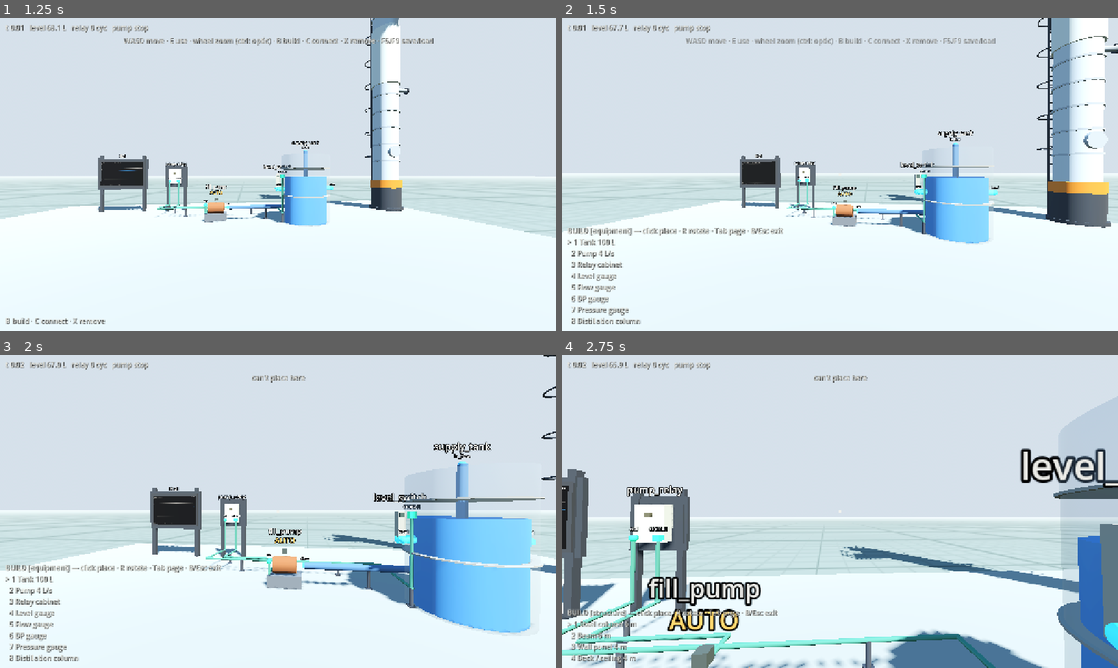
Above: before the commit, frames 1-4 (two rows, left to right).
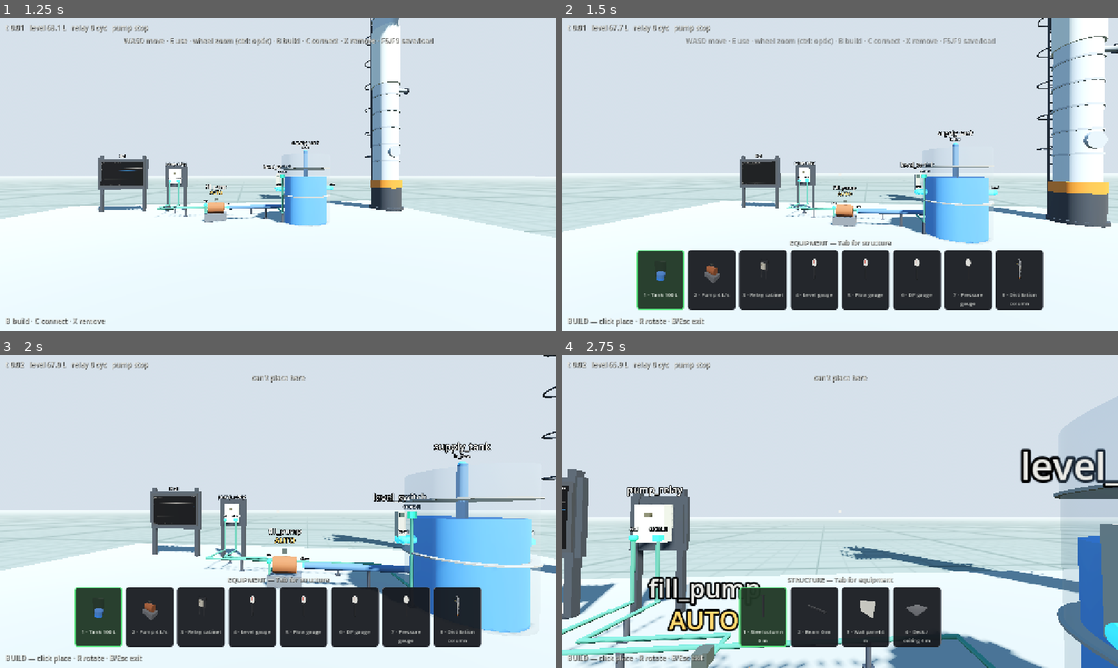
Above: after the commit, the same moments.

Repository: whharris917/flowstate
Game: Godot game, scene res://world/sandbox.tscn
Two runs of this game, one before a commit and one after it. Both use one fixed random seed, a clock stepped at 60 frames per second and the inputs below. Sound files missing from this copy of the repository are replaced by a short silence.
Inputs (mouse positions are in pixels of both pictures, inside the frame that each line leads up to):
- Up to frame 1 (1.25 s): move the mouse to (305, 174) at 0.52 s; press the mouse at (305, 174) at 0.53 s; hold W (move_forward) from 0.53 s (still down)
- Up to frame 2 (1.5 s): keep holding W (move_forward); move the mouse to (812, 174) at 1.27 s; release the mouse at (812, 174) at 1.28 s; tap B (build_mode) at 1.35 s
- Up to frame 3 (2 s): keep holding W (move_forward); click (250, 511) at 1.55 s
- Up to frame 4 (2.75 s): keep holding W (move_forward); move the mouse to (851, 505) at 2.02 s; hold Tab (catalog_page) from 2.03 s (still down); click (851, 505) at 2.3 s

Frame 1 is identical in both runs. In frame 2, 15% of the frame differs, in the area x 1-87%, y 67-99%; in frame 3, 15%; in frame 4, 7.9%.

Commit message:
Satisfactory-style build hotbar; real-geometry ghosts and route preview
The text catalog is replaced by a graphical hotbar: one card per
entry with a rendered thumbnail (offscreen SubViewport render of the
asset''s actual view geometry at startup), number badge, name, and a
highlighted selection; Tab flips equipment/structure pages. The
placement ghost is now the asset''s real geometry via a shared
AssetPreview builder (labels stripped, collision disabled, processing
frozen), tinted translucent green/red by validity. The connect-mode
route preview is real translucent pipe — correct radius, elbows,
kind color, alarm-red when the support rule objects — rebuilt only
when the path changes. Verified by probe screenshots of both pages.

Co-Authored-By: Claude Fable 5 <noreply@anthropic.com>
Claude-Session: https://claude.ai/code/session_01LEpShB69R5sqJSsHUaRUU2

Diff:
--- /dev/null
+++ b/game/components/asset_preview.gd
@@ -0,0 +1,86 @@
+class_name AssetPreview
+## Display-only copies of catalog assets — the same geometry the real
+## views build, with labels stripped, collision disabled, and
+## processing frozen. Used by the build menu's rendered thumbnails and
+## by the placement ghost, so previews can never drift from the real
+## thing.
+
+
+static func build(type_id: String) -> Node3D:
+	var node: Node3D = null
+	if StructureFactory.SIZES.has(type_id):
+		node = StructureFactory.make_view(type_id, "preview")
+	else:
+		# A scratch sim graph backs the preview records; it is never
+		# ticked and dies with the preview node (kept alive via meta).
+		var scratch := Simulation.new(0.05)
+		var record := PlantFactory.make_record(scratch, type_id, "preview", {})
+		if record == null:
+			return null
+		node = PlantFactory.make_view(type_id, record)
+		match type_id:
+			"tank":
+				(node as TankView).setup(record as SimTank, null)
+			"pump":
+				(node as PumpView).setup(record as SimPump)
+			"relay":
+				(node as RelayView).setup(record as SimRelay)
+			"float_switch":
+				(node as FloatSwitchView).setup(record as SimFloatSwitch)
+			"gauge_level", "gauge_flow", "gauge_dp", "gauge_press":
+				(node as GaugeView).setup(record as SimGauge)
+			"column":
+				(node as ColumnView).setup(record as SimColumn)
+		node.set_meta("scratch_sim", scratch)
+	if node == null:
+		return null
+	_strip(node)
+	node.process_mode = Node.PROCESS_MODE_DISABLED
+	return node
+
+
+## The node's base sits this far below its origin point when placed on
+## a floor — mirrors Plant.place and structure placement conventions.
+static func base_offset(type_id: String) -> float:
+	if StructureFactory.SIZES.has(type_id):
+		return (StructureFactory.SIZES[type_id] as Vector3).y / 2.0
+	return PlantFactory.Y_OFFSETS.get(type_id, 0.0)
+
+
+static func _strip(node: Node) -> void:
+	for child in node.get_children():
+		_strip(child)
+	if node is Label3D:
+		node.queue_free()
+	elif node is StaticBody3D:
+		(node as StaticBody3D).collision_layer = 0
+		(node as StaticBody3D).collision_mask = 0
+
+
+## Override every mesh with one shared material (the ghost tint).
+static func tint(node: Node, mat: StandardMaterial3D) -> void:
+	if node is MeshInstance3D:
+		(node as MeshInstance3D).material_override = mat
+	for child in node.get_children():
+		tint(child, mat)
+
+
+## Merged AABB of all mesh geometry, in the node's own space.
+static func bounds(node: Node3D) -> AABB:
+	var boxes: Array[AABB] = []
+	_collect_bounds(node, Transform3D.IDENTITY, boxes)
+	if boxes.is_empty():
+		return AABB(Vector3.ZERO, Vector3.ONE)
+	var merged := boxes[0]
+	for i in range(1, boxes.size()):
+		merged = merged.merge(boxes[i])
+	return merged
+
+
+static func _collect_bounds(node: Node, xform: Transform3D, boxes: Array[AABB]) -> void:
+	if node is Node3D:
+		xform = xform * (node as Node3D).transform
+	if node is MeshInstance3D:
+		boxes.append(xform * (node as MeshInstance3D).get_aabb())
+	for child in node.get_children():
+		_collect_bounds(child, xform, boxes)
--- a/game/player/build_controller.gd
+++ b/game/player/build_controller.gd
@@ -1,11 +1,13 @@
 class_name BuildController
 extends Node
 ## Build and connect modes. B toggles build (Tab flips between the
-## equipment and structure pages, number keys pick, R rotates, click
-## places), C toggles connect (click an output port, lay waypoints,
-## finish on an input port — the kernel's wiring rules and the support
-## rule both get a veto), X removes player-placed equipment, structure,
-## or a routed run. The ghost is grid-snapped and colored by validity.
+## equipment and structure pages of the graphical hotbar, number keys
+## pick, R rotates, click places), C toggles connect (click an output
+## port, lay waypoints, finish on an input port — the kernel's wiring
+## rules and the support rule both get a veto), X removes player-placed
+## equipment, structure, or a routed run. The placement ghost is the
+## asset's real geometry, tinted by validity; the route preview is
+## real translucent pipe.
 
 enum Mode { NORMAL, PLACE, CONNECT }
 
@@ -16,41 +18,48 @@
 var page: int = 0             # 0 = equipment, 1 = structure
 var catalog_index: int = 0
 var rot_y: float = 0.0
-var _route_ok := true
-var _route_span := 0.0
 
 var player: Player
 var plant: Plant
 var hud: Hud
-
-var _ghost: MeshInstance3D
+var menu: BuildMenu
+var icons: AssetIcons
+
+var _ghost: Node3D = null
+var _ghost_type := ""
+var _ghost_mat: StandardMaterial3D
 var _ghost_valid := false
 var _ghost_pos := Vector3.ZERO
 var _pending_marker: StaticBody3D = null
 var _waypoints: Array[Vector3] = []   # global space while routing
-var _preview: MeshInstance3D
-var _preview_mat: StandardMaterial3D
+var _route_node: Node3D
+var _route_mat: StandardMaterial3D
+var _last_route: Array[Vector3] = []
+var _route_ok := true
+var _route_span := 0.0
 
 
 func setup(player_: Player, plant_: Plant, hud_: Hud) -> void:
 	player = player_
 	plant = plant_
 	hud = hud_
-	var mesh := BoxMesh.new()
-	_ghost = MeshInstance3D.new()
-	_ghost.mesh = mesh
-	_ghost.visible = false
-	var mat := StandardMaterial3D.new()
-	mat.transparency = BaseMaterial3D.TRANSPARENCY_ALPHA
-	mat.albedo_color = Color(0.2, 0.8, 0.3, 0.35)
-	_ghost.material_override = mat
-	add_child(_ghost)
-	_preview = MeshInstance3D.new()
-	_preview.mesh = ImmediateMesh.new()
-	_preview_mat = StandardMaterial3D.new()
-	_preview_mat.shading_mode = BaseMaterial3D.SHADING_MODE_UNSHADED
-	_preview.material_override = _preview_mat
-	add_child(_preview)
+	_ghost_mat = StandardMaterial3D.new()
+	_ghost_mat.transparency = BaseMaterial3D.TRANSPARENCY_ALPHA
+	_ghost_mat.albedo_color = Color(0.2, 0.8, 0.3, 0.45)
+	_route_node = Node3D.new()
+	add_child(_route_node)
+	_route_mat = StandardMaterial3D.new()
+	_route_mat.transparency = BaseMaterial3D.TRANSPARENCY_ALPHA
+	_route_mat.shading_mode = BaseMaterial3D.SHADING_MODE_UNSHADED
+	icons = AssetIcons.new()
+	add_child(icons)
+	var all_types: Array = []
+	for entry: Dictionary in PlantFactory.CATALOG + StructureFactory.CATALOG:
+		all_types.append(entry["type"])
+	icons.generate(all_types)  # fire and forget; cards fill in as renders land
+	menu = BuildMenu.new()
+	menu.visible = false
+	hud.add_child(menu)
 	_update_hud()
 
 
@@ -89,10 +98,10 @@
 
 func _set_mode(new_mode: Mode) -> void:
 	mode = new_mode
-	_ghost.visible = false
+	_clear_ghost()
 	_pending_marker = null
 	_waypoints.clear()
-	(_preview.mesh as ImmediateMesh).clear_surfaces()
+	_clear_route()
 	# Connect mode lets the interact ray see port markers (layer 2)
 	# alongside the world (1), interact volumes (4), and runs (8).
 	player.ray.collision_mask = (1 | 2 | 4 | 8) if mode == Mode.CONNECT else (1 | 4 | 8)
@@ -104,18 +113,15 @@
 func _update_hud() -> void:
 	match mode:
 		Mode.NORMAL:
+			menu.visible = false
 			hud.set_mode_text("B build · C connect · X remove")
 		Mode.PLACE:
-			var lines: Array[String] = []
-			var catalog := _catalog()
-			for i in range(catalog.size()):
-				var entry: Dictionary = catalog[i]
-				var marker := "> " if i == catalog_index else "  "
-				lines.append("%s%d %s" % [marker, i + 1, entry["label"]])
-			var page_name := "equipment" if page == 0 else "structure"
-			hud.set_mode_text("BUILD [%s] — click place · R rotate · Tab page · B/Esc exit\n%s"
-				% [page_name, "\n".join(lines)])
+			var page_name := "EQUIPMENT — Tab for structure" if page == 0 \
+				else "STRUCTURE — Tab for equipment"
+			menu.show_page(page_name, _catalog(), icons, catalog_index)
+			hud.set_mode_text("BUILD — click place · R rotate · B/Esc exit")
 		Mode.CONNECT:
+			menu.visible = false
 			var step := "click an OUTPUT port (cube)" if _pending_marker == null \
 				else "lay the run: click surfaces for waypoints (%d), finish on an INPUT port (sphere) · R undo point" \
 				% _waypoints.size()
@@ -132,21 +138,23 @@
 	elif mode == Mode.CONNECT and _pending_marker != null:
 		_update_route_preview()
 	else:
-		(_preview.mesh as ImmediateMesh).clear_surfaces()
-
+		_clear_route()
+
+
+## ---- route preview -------------------------------------------------------
 
 func _update_route_preview() -> void:
-	var im := _preview.mesh as ImmediateMesh
-	im.clear_surfaces()
 	var aim := _aim_point()
 	var sparse: Array = [_pending_marker.global_position]
 	sparse.append_array(_waypoints)
 	if aim != Vector3.INF:
 		sparse.append(aim)
 	if sparse.size() < 2:
+		_clear_route()
 		return
 	var path := PipeRoute.orthogonalize(sparse)
 	if path.size() < 2:
+		_clear_route()
 		return
 	var check := SupportCheck.evaluate(path,
 		player.camera.get_world_3d().direct_space_state)
@@ -155,14 +163,59 @@
 	if ok != _route_ok or absf(span - _route_span) > 0.05:
 		_route_ok = ok
 		_route_span = span
-		var kind: SimTypes.PortKind = _pending_marker.get_meta("kind")
-		_preview_mat.albedo_color = PlantFactory.KIND_COLORS[kind] if ok \
-			else Color(0.9, 0.2, 0.15)
 		_update_hud()
-	im.surface_begin(Mesh.PRIMITIVE_LINE_STRIP)
-	for point in path:
-		im.surface_add_vertex(point)
-	im.surface_end()
+	var kind: SimTypes.PortKind = _pending_marker.get_meta("kind")
+	var base_color: Color = PlantFactory.KIND_COLORS[kind] if ok else Color(0.9, 0.2, 0.15)
+	_route_mat.albedo_color = Color(base_color.r, base_color.g, base_color.b, 0.6)
+	if path != _last_route:
+		_last_route = path
+		_rebuild_route(path, kind)
+
+
+## Real translucent pipe as the preview — same radii and elbows the
+## committed run will have.
+func _rebuild_route(path: Array[Vector3], kind: SimTypes.PortKind) -> void:
+	for old in _route_node.get_children():
+		old.queue_free()
+	var is_process := kind == SimTypes.PortKind.PROCESS_FLOW \
+		or kind == SimTypes.PortKind.PROCESS_LEVEL
+	var radius := 0.07 if is_process else 0.025
+	for i in range(path.size() - 1):
+		var from := path[i]
+		var to := path[i + 1]
+		var length := from.distance_to(to)
+		if length < 0.005:
+			continue
+		var mesh := CylinderMesh.new()
+		mesh.top_radius = radius
+		mesh.bottom_radius = radius
+		mesh.height = length
+		var inst := MeshInstance3D.new()
+		inst.mesh = mesh
+		inst.material_override = _route_mat
+		_route_node.add_child(inst)
+		inst.global_position = (from + to) / 2.0
+		var direction := (to - from).normalized()
+		if absf(direction.y) < 0.99:
+			inst.look_at(to, Vector3.UP)
+			inst.rotate_object_local(Vector3.RIGHT, -PI / 2.0)
+		if i > 0:
+			var elbow := SphereMesh.new()
+			elbow.radius = radius * 1.2
+			elbow.height = radius * 2.4
+			var joint := MeshInstance3D.new()
+			joint.mesh = elbow
+			joint.material_override = _route_mat
+			_route_node.add_child(joint)
+			joint.global_position = from
+
+
+func _clear_route() -> void:
+	if _route_node == null:
+		return
+	for old in _route_node.get_children():
+		old.queue_free()
+	_last_route = []
 
 
 ## Where a clicked waypoint would land: the aimed surface, pushed out
@@ -178,7 +231,34 @@
 	return Vector3(snappedf(point.x, 0.25), snappedf(point.y, 0.25), snappedf(point.z, 0.25))
 
 
+## ---- placement ghost -----------------------------------------------------
+
+func _clear_ghost() -> void:
+	if _ghost != null:
+		_ghost.queue_free()
+		_ghost = null
+	_ghost_type = ""
+
+
+## The ghost is the asset's actual geometry, tinted translucent.
+func _refresh_ghost_asset() -> void:
+	var type_id := _current_type()
+	if type_id == _ghost_type and _ghost != null:
+		return
+	_clear_ghost()
+	_ghost = AssetPreview.build(type_id)
+	if _ghost == null:
+		return
+	AssetPreview.tint(_ghost, _ghost_mat)
+	_ghost.visible = false
+	add_child(_ghost)
+	_ghost_type = type_id
+
+
 func _update_ghost() -> void:
+	_refresh_ghost_asset()
+	if _ghost == null:
+		return
 	var camera := player.camera
 	var space := camera.get_world_3d().direct_space_state
 	var query := PhysicsRayQueryParameters3D.create(camera.global_position,
@@ -193,8 +273,7 @@
 	var footprint := _current_footprint()
 	var point := hit["position"] as Vector3
 	_ghost_pos = Vector3(snappedf(point.x, GRID), point.y, snappedf(point.z, GRID))
-	(_ghost.mesh as BoxMesh).size = footprint
-	_ghost.global_position = _ghost_pos + Vector3(0, footprint.y / 2.0 + 0.02, 0)
+	_ghost.global_position = _ghost_pos + Vector3(0, AssetPreview.base_offset(type_id), 0)
 	_ghost.rotation.y = rot_y
 	_ghost.visible = true
 
@@ -211,8 +290,8 @@
 	_ghost_valid = space.intersect_shape(overlap, 1).is_empty()
 	if _ghost_valid and page == 1:
 		_ghost_valid = StructureFactory.placement_ok(type_id, _ghost_pos, rot_y, space) == ""
-	(_ghost.material_override as StandardMaterial3D).albedo_color = \
-		Color(0.2, 0.8, 0.3, 0.35) if _ghost_valid else Color(0.9, 0.25, 0.2, 0.35)
+	_ghost_mat.albedo_color = Color(0.25, 0.85, 0.35, 0.45) if _ghost_valid \
+		else Color(0.9, 0.25, 0.2, 0.45)
 
 
 func _catalog() -> Array[Dictionary]:
@@ -228,10 +307,12 @@
 		else StructureFactory.SIZES[_current_type()]
 
 
+## ---- actions -------------------------------------------------------------
+
 func _try_place() -> void:
-	if not _ghost.visible or not _ghost_valid:
+	if _ghost == null or not _ghost.visible or not _ghost_valid:
 		var reason := "can't place here"
-		if page == 1 and _ghost.visible:
+		if page == 1 and _ghost != null and _ghost.visible:
 			var bearing := StructureFactory.placement_ok(_current_type(), _ghost_pos, rot_y,
 				player.camera.get_world_3d().direct_space_state)
 			if bearing != "":
@@ -267,8 +348,6 @@
 			hud.toast("start from an OUTPUT port (cube)")
 			return
 		_pending_marker = marker
-		var kind: SimTypes.PortKind = marker.get_meta("kind")
-		_preview_mat.albedo_color = PlantFactory.KIND_COLORS[kind]
 		_update_hud()
 		return
 	if not bool(marker.get_meta("is_input")):
@@ -295,6 +374,7 @@
 	hud.toast("connected" if error == "" else error)
 	_pending_marker = null
 	_waypoints.clear()
+	_clear_route()
 	_update_hud()
 
 
--- /dev/null
+++ b/game/ui/asset_icons.gd
@@ -0,0 +1,58 @@
+class_name AssetIcons
+extends Node
+## Renders catalog assets into thumbnail textures using offscreen
+## SubViewports — the real geometry, lit and framed, for the build
+## menu's cards. Generation is fire-and-forget at startup; icon()
+## returns null until an asset's render lands (cards fill in as they
+## arrive). Skipped entirely headless.
+
+const SIZE := 168
+
+var _icons: Dictionary = {}   # type_id -> Texture2D
+
+
+func icon(type_id: String) -> Texture2D:
+	return _icons.get(type_id)
+
+
+func generate(type_ids: Array) -> void:
+	if DisplayServer.get_name() == "headless":
+		return
+	for type_id: String in type_ids:
+		if not _icons.has(type_id):
+			_icons[type_id] = await _render(type_id)
+
+
+func _render(type_id: String) -> Texture2D:
+	var viewport := SubViewport.new()
+	viewport.size = Vector2i(SIZE, SIZE)
+	viewport.transparent_bg = true
+	viewport.own_world_3d = true
+	viewport.render_target_update_mode = SubViewport.UPDATE_ALWAYS
+	add_child(viewport)
+
+	var preview := AssetPreview.build(type_id)
+	viewport.add_child(preview)
+	var aabb := AssetPreview.bounds(preview)
+	var center := aabb.get_center()
+	var radius := maxf(aabb.size.length() / 2.0, 0.4)
+
+	var camera := Camera3D.new()
+	viewport.add_child(camera)
+	camera.position = center + Vector3(1.0, 0.65, 1.0).normalized() * radius * 2.1
+	camera.look_at(center, Vector3.UP)
+
+	var key_light := DirectionalLight3D.new()
+	key_light.rotation_degrees = Vector3(-45, 30, 0)
+	key_light.light_energy = 1.4
+	viewport.add_child(key_light)
+	var fill_light := DirectionalLight3D.new()
+	fill_light.rotation_degrees = Vector3(-15, -140, 0)
+	fill_light.light_energy = 0.5
+	viewport.add_child(fill_light)
+
+	await RenderingServer.frame_post_draw
+	await RenderingServer.frame_post_draw
+	var image := viewport.get_texture().get_image()
+	viewport.queue_free()
+	return ImageTexture.create_from_image(image)
--- /dev/null
+++ b/game/ui/build_menu.gd
@@ -0,0 +1,79 @@
+class_name BuildMenu
+extends VBoxContainer
+## The build hotbar: one card per catalog entry — rendered thumbnail,
+## number-key badge, name — with the selected card highlighted, and a
+## page title above (Tab flips equipment/structure). Pure display; the
+## BuildController owns all input.
+
+var _title: Label
+var _cards: HBoxContainer
+
+
+func _ready() -> void:
+	set_anchors_and_offsets_preset(PRESET_CENTER_BOTTOM)
+	grow_horizontal = GROW_DIRECTION_BOTH
+	grow_vertical = GROW_DIRECTION_BEGIN
+	position.y -= 48.0
+	mouse_filter = MOUSE_FILTER_IGNORE
+	alignment = BoxContainer.ALIGNMENT_END
+	add_theme_constant_override("separation", 6)
+
+	_title = Label.new()
+	_title.horizontal_alignment = HORIZONTAL_ALIGNMENT_CENTER
+	_title.add_theme_color_override("font_color", Color(0.93, 0.93, 0.90))
+	_title.add_theme_color_override("font_shadow_color", Color(0, 0, 0, 0.7))
+	_title.add_theme_font_size_override("font_size", 15)
+	add_child(_title)
+
+	_cards = HBoxContainer.new()
+	_cards.alignment = BoxContainer.ALIGNMENT_CENTER
+	_cards.add_theme_constant_override("separation", 8)
+	_cards.mouse_filter = MOUSE_FILTER_IGNORE
+	add_child(_cards)
+
+
+func show_page(page_name: String, entries: Array, icons: AssetIcons, selected: int) -> void:
+	visible = true
+	_title.text = page_name
+	for old in _cards.get_children():
+		old.queue_free()
+	for i in range(entries.size()):
+		_cards.add_child(_card(i, entries[i], icons, i == selected))
+
+
+func _card(index: int, entry: Dictionary, icons: AssetIcons, selected: bool) -> Control:
+	var panel := PanelContainer.new()
+	panel.mouse_filter = MOUSE_FILTER_IGNORE
+	var style := StyleBoxFlat.new()
+	style.bg_color = Color(0.09, 0.10, 0.12, 0.94) if not selected \
+		else Color(0.13, 0.22, 0.15, 0.96)
+	style.border_color = Color(0.40, 0.42, 0.45) if not selected else Color(0.35, 0.90, 0.50)
+	style.set_border_width_all(3 if selected else 1)
+	style.set_corner_radius_all(7)
+	style.set_content_margin_all(7)
+	panel.add_theme_stylebox_override("panel", style)
+
+	var column := VBoxContainer.new()
+	column.mouse_filter = MOUSE_FILTER_IGNORE
+	column.add_theme_constant_override("separation", 4)
+	panel.add_child(column)
+
+	var thumb := TextureRect.new()
+	thumb.custom_minimum_size = Vector2(84, 84)
+	thumb.expand_mode = TextureRect.EXPAND_IGNORE_SIZE
+	thumb.stretch_mode = TextureRect.STRETCH_KEEP_ASPECT_CENTERED
+	thumb.texture = icons.icon(entry["type"])
+	thumb.mouse_filter = MOUSE_FILTER_IGNORE
+	column.add_child(thumb)
+
+	var name_label := Label.new()
+	name_label.text = "%d · %s" % [index + 1, entry["label"]]
+	name_label.horizontal_alignment = HORIZONTAL_ALIGNMENT_CENTER
+	name_label.custom_minimum_size = Vector2(96, 0)
+	name_label.autowrap_mode = TextServer.AUTOWRAP_WORD
+	name_label.add_theme_font_size_override("font_size", 12)
+	name_label.add_theme_color_override("font_color",
+		Color(0.95, 0.97, 0.94) if selected else Color(0.80, 0.81, 0.79))
+	name_label.mouse_filter = MOUSE_FILTER_IGNORE
+	column.add_child(name_label)
+	return panel
--- a/game/world/hud_probe.gd
+++ b/game/world/hud_probe.gd
@@ -12,17 +12,16 @@
 
 
 func _run() -> void:
-	await get_tree().create_timer(1.2).timeout
-	var hud: Hud = (get_child(0) as WorldBase).hud
-	print("[probe] viewport ", get_viewport().get_visible_rect())
-	print("[probe] hud rect ", hud.get_global_rect())
-	print("[probe] readout ", hud._readout_label.get_global_rect())
-	print("[probe] toast ", hud._toast_label.get_global_rect())
-	print("[probe] mode ", hud._mode_label.get_global_rect())
+	await get_tree().create_timer(1.6).timeout  # icon renders land in this window
+	var world := get_child(0) as WorldBase
 	await _shot("user://probe_normal.png")
+	world.player.camera.rotation.x = -0.5  # aim at the floor so the ghost lands
 	_press(KEY_B)
-	await get_tree().create_timer(0.5).timeout
+	await get_tree().create_timer(0.6).timeout
 	await _shot("user://probe_build.png")
+	_press(KEY_TAB)
+	await get_tree().create_timer(0.4).timeout
+	await _shot("user://probe_structure.png")
 	print("[probe] screenshots written to user://")
 	get_tree().quit()
 
Not shown, added: game/components/asset_preview.gd.uid
Not shown, added: game/ui/asset_icons.gd.uid
Not shown, added: game/ui/build_menu.gd.uid
